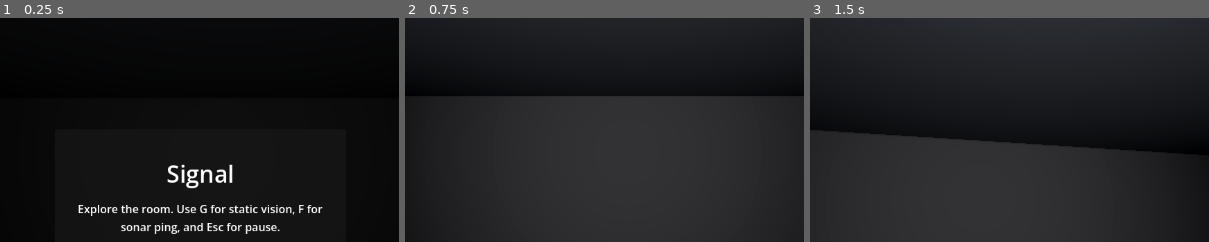
Above: before the commit, frames 1-3 (left to right).
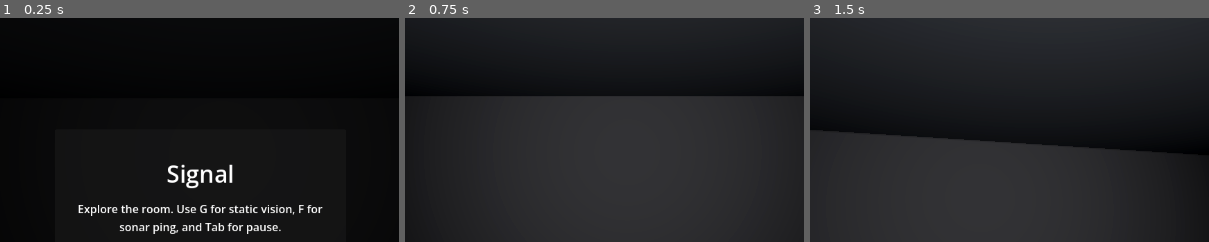
Above: after the commit, the same moments.

Repository: frkatona/LD59-Signal
Game: Godot game, scene res://scenes/main.tscn
Two runs of this game, one before a commit and one after it. Both use one fixed random seed, a clock stepped at 60 frames per second and the inputs below. Sound files missing from this copy of the repository are replaced by a short silence.
Inputs (mouse positions are % of the whole screen's width and height, from its top left):
- Up to frame 1 (0.25 s): no input
- Up to frame 2 (0.75 s): click "Start Game" at 0.5 s
- Up to frame 3 (1.5 s): tap Enter at 1.25 s; move the mouse to (55, 50) at 1.27 s; hold W from 1.28 s (still down); hold E (interact) from 1.28 s (still down); click (55, 50) at 1.42 s
The pictures show only the part of the screen within x 25-75%, y 7-57%; the shares and areas given below are measured in that part.

The runs differ from the first frame. In frame 1, 0.8% of the frame differs, in the area x 29-71%, y 91-97%; in frame 2, nothing differs; in frame 3, nothing differs.

Commit message:
changed pause menu from esc to tab

Diff:
--- a/project.godot
+++ b/project.godot
@@ -34,7 +34,7 @@
 }
 pause_menu={
 "deadzone": 0.5,
-"events": [Object(InputEventKey,"resource_local_to_scene":fa …(125 unchanged characters)… ":false,"pressed":false,"keycode":4194305,"physical_keycode":4194305,"key_label":4194305,"unicode":0,"location":0,"echo":false,"script":null)
+"events": [Object(InputEventKey,"resource_local_to_scene":fa …(125 unchanged characters)… ":false,"pressed":false,"keycode":4194306,"physical_keycode":4194306,"key_label":4194306,"unicode":0,"location":0,"echo":false,"script":null)
 ]
 }
 
--- a/scripts/sonar_vision_controller.gd
+++ b/scripts/sonar_vision_controller.gd
@@ -9,6 +9,9 @@
 const NORMAL_MUSIC_PATH := "res://assets/audio/music/menu-loop.mp3"
 const SONAR_MUSIC_PATH := "res://assets/audio/music/menu_static-loop.mp3"
 const SONAR_PING_SFX_PATH := "res://assets/audio/sfx/ping_2.mp3"
+const DEBUG_TOGGLE_KEY := KEY_QUOTELEFT
+const DEBUG_SAMPLE_WINDOW := 5.0
+const DEBUG_REFRESH_INTERVAL := 0.2
 const DOOR_OPEN_ANGLE := deg_to_rad(100.0)
 const DOOR_OPEN_DURATION := 0.45
 const DOOR_FACING_THRESHOLD := 0.72
@@ -24,7 +27,7 @@
 
 @onready var player: CharacterBody3D = $Player
 @onready var player_camera: Camera3D = $Player/CameraPivot/Camera3D
-@onready var kill_floor: Area3D = $KillFloor
+@onready var kill_floor: Area3D = $Environment/KillFloor
 @onready var sonar_viewport: SubViewport = $SonarViewport
 @onready var sonar_camera: Camera3D = $SonarViewport/SonarCamera
 @onready var reveal_proxy_root: Node3D = $SonarViewport/RevealProxies
@@ -67,12 +70,20 @@
 var pause_menu_visible := false
 var win_screen_visible := false
 var game_won := false
+var debug_overlay_visible := false
+var debug_elapsed := 0.0
+var debug_overlay_timer := 0.0
+var frame_sample_total := 0.0
+var frame_samples: Array = []
 var menus_layer: CanvasLayer
 var menus_root: Control
 var menu_backdrop: ColorRect
 var start_menu_panel: PanelContainer
 var pause_menu_panel: PanelContainer
 var win_menu_panel: PanelContainer
+var debug_layer: CanvasLayer
+var debug_panel: PanelContainer
+var debug_label: Label
 var volume_sliders: Dictionary = {}
 var volume_value_labels: Dictionary = {}
 
@@ -87,6 +98,7 @@
 	_configure_overlay()
 	_configure_interaction_prompt()
 	_build_menu_ui()
+	_build_debug_overlay()
 	_configure_sonar_viewport()
 	_configure_kill_floor()
 	_rebuild_proxy_scene()
@@ -108,6 +120,10 @@
 	if event is InputEventKey and event.echo:
 		return
 
+	if _is_debug_toggle_event(event):
+		_toggle_debug_overlay()
+		return
+
 	if event.is_action_pressed("pause_menu"):
 		if not gameplay_started or win_screen_visible:
 			return
@@ -139,6 +155,8 @@
 
 
 func _process(delta: float) -> void:
+	_record_frame_sample(delta)
+	_update_debug_overlay(delta)
 	_resize_sonar_viewport()
 
 	if _is_menu_open():
@@ -164,7 +182,7 @@
 	_ensure_key_action("toggle_sonar_mode", KEY_G)
 	_ensure_key_action("sonar_ping", KEY_F)
 	_ensure_key_action("interact", KEY_E)
-	_ensure_key_action("pause_menu", KEY_ESCAPE)
+	_replace_key_action("pause_menu", KEY_TAB)
 
 
 func _ensure_key_action(action_name: StringName, keycode: Key) -> void:
@@ -174,6 +192,20 @@
 	for event in InputMap.action_get_events(action_name):
 		if event is InputEventKey and event.physical_keycode == keycode:
 			return
+
+	var input_event := InputEventKey.new()
+	input_event.keycode = keycode
+	input_event.physical_keycode = keycode
+	InputMap.action_add_event(action_name, input_event)
+
+
+func _replace_key_action(action_name: StringName, keycode: Key) -> void:
+	if not InputMap.has_action(action_name):
+		InputMap.add_action(action_name)
+
+	for event in InputMap.action_get_events(action_name):
+		if event is InputEventKey:
+			InputMap.action_erase_event(action_name, event)
 
 	var input_event := InputEventKey.new()
 	input_event.keycode = keycode
@@ -354,6 +386,40 @@
 	menus_root.add_child(win_menu_panel)
 
 
+func _build_debug_overlay() -> void:
+	debug_layer = CanvasLayer.new()
+	debug_layer.name = "DebugOverlay"
+	debug_layer.layer = 130
+	add_child(debug_layer)
+
+	debug_panel = PanelContainer.new()
+	debug_panel.name = "DebugPanel"
+	debug_panel.position = Vector2(12.0, 12.0)
+	debug_panel.mouse_filter = Control.MOUSE_FILTER_IGNORE
+	debug_panel.visible = false
+	debug_layer.add_child(debug_panel)
+
+	var panel_style := StyleBoxFlat.new()
+	panel_style.bg_color = Color(0.0, 0.0, 0.0, 0.72)
+	panel_style.border_width_left = 1
+	panel_style.border_width_top = 1
+	panel_style.border_width_right = 1
+	panel_style.border_width_bottom = 1
+	panel_style.border_color = Color(0.3, 0.85, 1.0, 0.7)
+	panel_style.content_margin_left = 10
+	panel_style.content_margin_top = 8
+	panel_style.content_margin_right = 10
+	panel_style.content_margin_bottom = 8
+	debug_panel.add_theme_stylebox_override("panel", panel_style)
+
+	debug_label = Label.new()
+	debug_label.name = "DebugLabel"
+	debug_label.mouse_filter = Control.MOUSE_FILTER_IGNORE
+	debug_label.horizontal_alignment = HORIZONTAL_ALIGNMENT_LEFT
+	debug_label.vertical_alignment = VERTICAL_ALIGNMENT_TOP
+	debug_panel.add_child(debug_label)
+
+
 func _create_start_menu_panel() -> PanelContainer:
 	var panel := PanelContainer.new()
 	panel.name = "StartMenu"
@@ -378,7 +444,7 @@
 	content.add_child(title)
 
 	var subtitle := Label.new()
-	subtitle.text = "Explore the room. Use G for static vision, F for sonar ping, and Esc for pause."
+	subtitle.text = "Explore the room. Use G for static vision, F for sonar ping, and Tab for pause."
 	subtitle.horizontal_alignment = HORIZONTAL_ALIGNMENT_CENTER
 	subtitle.autowrap_mode = TextServer.AUTOWRAP_WORD_SMART
 	content.add_child(subtitle)
@@ -869,3 +935,69 @@
 			return fposmod(playback_position, stream_length)
 
 	return playback_position
+
+
+func _record_frame_sample(delta: float) -> void:
+	debug_elapsed += delta
+	frame_samples.append({
+		"time": debug_elapsed,
+		"delta": delta,
+	})
+	frame_sample_total += delta
+
+	while frame_samples.size() > 0 and debug_elapsed - frame_samples[0]["time"] > DEBUG_SAMPLE_WINDOW:
+		frame_sample_total -= frame_samples[0]["delta"]
+		frame_samples.pop_front()
+
+
+func _update_debug_overlay(delta: float) -> void:
+	if not debug_overlay_visible or debug_label == null:
+		return
+
+	debug_overlay_timer += delta
+	if debug_overlay_timer < DEBUG_REFRESH_INTERVAL:
+		return
+
+	debug_overlay_timer = 0.0
+
+	var avg_fps := 0.0
+	var avg_frame_ms := 0.0
+	var sample_count := frame_samples.size()
+	if frame_sample_total > 0.0 and sample_count > 0:
+		avg_fps = sample_count / frame_sample_total
+		avg_frame_ms = (frame_sample_total / sample_count) * 1000.0
+
+	var current_fps := Engine.get_frames_per_second()
+	var current_frame_ms := get_process_delta_time() * 1000.0
+	var total_objects := Performance.get_monitor(Performance.OBJECT_COUNT)
+	var total_nodes := get_tree().get_node_count()
+	var draw_calls := Performance.get_monitor(Performance.RENDER_TOTAL_DRAW_CALLS_IN_FRAME)
+
+	debug_label.text = "Debug\nFPS: %d\nFPS avg (5s): %.1f\nFrame ms: %.2f\nFrame ms avg (5s): %.2f\nNodes: %d\nObjects: %d\nDraw calls: %d" % [
+		current_fps,
+		avg_fps,
+		current_frame_ms,
+		avg_frame_ms,
+		total_nodes,
+		total_objects,
+		draw_calls,
+	]
+
+
+func _toggle_debug_overlay() -> void:
+	debug_overlay_visible = not debug_overlay_visible
+	if debug_panel != null:
+		debug_panel.visible = debug_overlay_visible
+
+	if debug_overlay_visible:
+		debug_overlay_timer = DEBUG_REFRESH_INTERVAL
+		_update_debug_overlay(0.0)
+
+
+func _is_debug_toggle_event(event: InputEvent) -> bool:
+	if not (event is InputEventKey):
+		return false
+
+	return event.pressed and not event.echo and (
+		event.keycode == DEBUG_TOGGLE_KEY or event.physical_keycode == DEBUG_TOGGLE_KEY
+	)
Not shown, changed: .gitignore
Not shown, changed: behind-the-scenes.md
